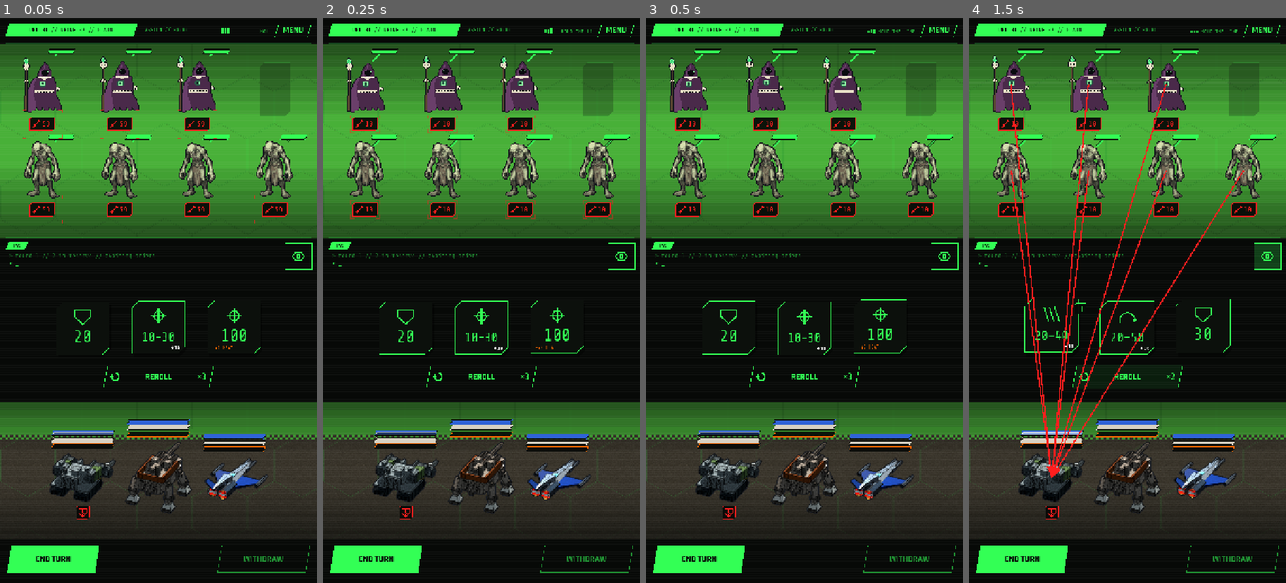
Above: before the commit, frames 1-4 (left to right).
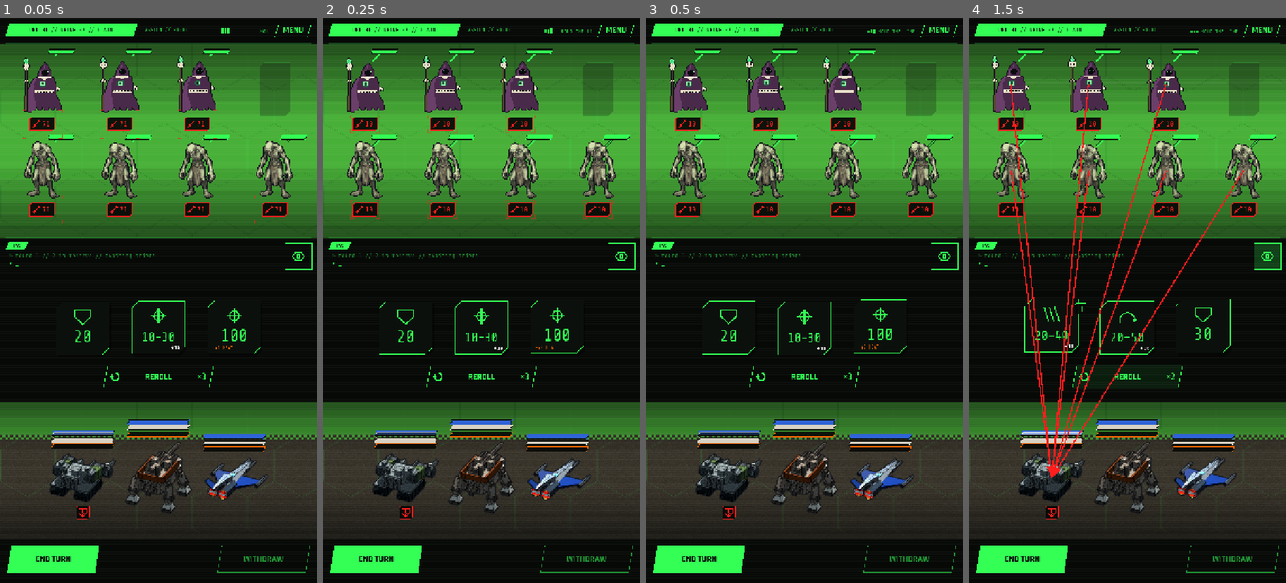
Above: after the commit, the same moments.

Repository: ryanjdmartin/riftgate
Game: Godot game, scene res://game/skirmish/skirmish_screen.tscn
The game is run twice, just before and just after one commit, with the same random seed, the same clock (stepped at 60 frames per second) and the same inputs. This scene is started directly instead of the project's main scene.
Inputs (mouse positions are in pixels of both pictures, inside the frame that each line leads up to):
- Up to frame 1 (0.05 s): no input
- Up to frame 2 (0.25 s): no input
- Up to frame 3 (0.5 s): no input
- Up to frame 4 (1.5 s): click (1266, 255) at 0.5 s; click "REROLL" at 1.25 s

The runs differ from the first frame. In frame 1, less than 0.1% of the frame differs, in the area x 13-90%, y 18-35%; in frame 2, nothing differs; in frame 3, nothing differs; in frame 4, nothing differs.

Commit message:
Devour built: every foe a component kills feeds its owner a stack of Overcharged for the skirmish (on the kill in the attack resolution, so a spread that kills two feeds two and a chain feeds on every link), fading a stack a round at the round's end; a buff's Overcharged and devour's are the same status to the machine and their stacks add up in every read (Effects.stacks_of sums across scopes); the bot values a devouring kill at what a stack adds to the die's own damage for about a round, read from the status; a jaws chip on the die; the hold names a volatile spend's cost; Soulcutter Talons go live; tests, vocabulary, bible row, to-do, balance rerun
Co-Authored-By: Claude Fable 5.1 <noreply@anthropic.com>
Claude-Session: https://claude.ai/code/session_014ve5xzaAW91gSxEYXFN5B8

Diff:
--- a/content/components.json
+++ b/content/components.json
@@ -57,7 +57,7 @@
       {"kind": "attack", "reach": "line", "power": 20, "keywords": [], "heat": 0, "vents_all": true, "power_per_heat": 10}, "passive": null, "tags": ["energy", "single", "hot"] },
     {"id": "gravity_knuckles", "name": "Gravity Knuckles", "maker": "arsenal", "codex": "", "flavour": "", "design": {" …(386 unchanged characters)…
       {"kind": "attack", "reach": "melee", "power": 30, "keywords": ["burn", "volatile"], "heat": 10}, "passive": null, "tags": ["energy", "melee", "burn"] },
-    {"id": "soulcutter_talons", "name": "Soulcutter Talons", "maker": "arsenal", "status": "planned", "codex": "", "flavour": "", "design": {"stage": "draft", "fantasy": "Four blades that take something from what they kill. The Arsenal's manual calls it attunement.", "niche": "The Ammit's locked melee: execute to finish, devour to grow.", "notes": "Claude's fill, 28 September; the name is from Ryan's list. Planned until devour and Overcharged exist."}, "face":
+    {"id": "soulcutter_talons", "name": "Soulcutter Talons", "maker": "arsenal", "codex": "", "flavour": "", "design": {"stage": "draft", "fantasy": "Four blades that take something from what they kill. The Arsenal's manual calls it attunement.", "niche": "The Ammit's locked melee: execute to finish, devour to grow.", "notes": "Claude's fill, 28 September; the name is from Ryan's list. Live since devour landed (29 September); the Quintessence Tap that keeps the stacks is still planned."}, "face":
       {"kind": "attack", "reach": "melee", "power": 20, "keywords": ["execute", "devour"], "heat": 5}, "passive": null, "tags": ["energy", "melee", "finisher"] },
     {"id": "rivet_gun", "name": "Rivet Gun", "maker": "minerva", "tier": 1, "codex": "", "flavour": "", "design": {"sta …(208 unchanged characters)…
       {"kind": "attack", "reach": "line", "power": 10, "power_max": 30, "crit": 10, "keywords": [], "heat": 0}, "passive": null, "tags": ["kinetic", "single"] },
--- a/content/vocabulary.json
+++ b/content/vocabulary.json
@@ -27,7 +27,7 @@
     {"id": "numbed", "category": "status", "name": "Numbed", "codex": "Foe status. Each stack is 10% resistance to a su …(426 unchanged characters)…
     {"id": "stun_resist", "category": "foe", "name": "Stun resistance", "codex": "A foe's base chance to shrug off a suppress, before Numbed. Rank and file have none; bosses carry some.", "status": "implemented", "design": {"holes": "30 on the three bosses as a placeholder."}},
     {"id": "volatile", "category": "keyword", "name": "Volatile", "codex": "Player keyword, on any kind of component. S …(473 unchanged characters)…
-    {"id": "devour", "category": "keyword", "name": "Devour", "codex": "Player keyword. A kill with this component gives its owner a stack of Overcharged.", "status": "planned", "design": {"holes": "The Ammit's talons (28 September). Needs an on-kill hook and the Overcharged status."}},
+    {"id": "devour", "category": "keyword", "name": "Devour", "codex": "Player keyword. Every foe this component kills gives its owner a stack of Overcharged for the skirmish; the stacks fade one a round at the round's end.", "status": "implemented", "design": {"holes": "The Ammit's talons (28 September), built 29 September on the kill in the attack resolution: a spread that kills two feeds two, a chain feeds on every link. The Quintessence Tap, which stops the fade and keeps the stacks for the battle, is planned."}},
     {"id": "weapon", "category": "component_kind", "name": "Weapon", "codex": "A component spent on a foe within its reach. It need not deal damage.", "status": "implemented", "design": {"holes": ""}},
     {"id": "equipment", "category": "component_kind", "name": "Equipment", "codex": "A component spent on a machine: itself, an ally, or either, as the component says. Shields and vents are equipment.", "status": "implemented", "design": {"holes": "Buffs will be equipment too, once they exist."}},
     {"id": "targets", "category": "component_property", "name": "Targets", "codex": "Whom a piece of equipment may be spent on: self and allies, self only, or allies only. Shown as a chip on the die when narrowed.", "status": "implemented", "design": {"holes": ""}},
@@ -43,7 +43,7 @@
     {"id": "confuse", "category": "keyword", "name": "Confuse", "codex": "Player keyword. Randomize the enemy's intended target to target another enemy instead.", "status": "planned", "design": {"holes": ""}},
     {"id": "retaliate", "category": "status", "name": "Retaliate", "codex": "Until the end of this round, a foe that st …(287 unchanged characters)…
     {"id": "shocked", "category": "status", "name": "Shocked", "codex": "Foe status. The next blow this foe takes deals …(379 unchanged characters)…
-    {"id": "overcharged", "category": "status", "name": "Ove …(287 unchanged characters)… ed", "design": {"holes": "The buff side runs (29 September). Devour and the Ammit's Quintessence Tap (which stops the decay and keeps the stacks for the battle, never the campaign) are planned. Name is a placeholder."}},
+    {"id": "overcharged", "category": "status", "name": "Ove …(287 unchanged characters)… ed", "design": {"holes": "The buff side and devour run (29 September); a buff's stacks and devour's are the same status to the machine and add up. The Ammit's Quintessence Tap (which stops the decay and keeps the stacks for the battle, never the campaign) is planned. Name is a placeholder."}},
     {"id": "braced", "category": "status", "name": "Braced", "codex": "Mech status. Takes 15% less damage per stack. Granted by buff equipment for the rounds it says.", "status": "implemented", "design": {"holes": "Placeholder name and number (29 September)."}},
     {"id": "primed", "category": "status", "name": "Primed", "codex": "Mech status. Every blow this machine lands leaves a stack of Burning per stack of Primed. Granted by buff equipment for the rounds it says.", "status": "implemented", "design": {"holes": "Placeholder name (29 September)."}},
     {"id": "disabled", "category": "status", "name": "Disabled", "codex": "Component status. This die entry comes up bl …(235 unchanged characters)…
--- a/game/skirmish/skirmish_screen.gd
+++ b/game/skirmish/skirmish_screen.gd
@@ -910,6 +910,8 @@
 		if int(fc["overheat"]) > 0:
 			# Overheating burns at the end of the round, so there is still time to vent.
 			rows.append(["heat", "-%d" % int(fc["overheat"]), "Overheating: hull -%d at the end of the round unless vented" % int(fc["overheat"]), Palette.HEAT])
+		if int(fc.get("volatile", 0)) > 0:
+			rows.append(["volatile", "-%d" % int(fc["volatile"]), "Volatile: spending this component costs hull -%d, past shield and armour" % int(fc["volatile"]), Palette.ENEMY])
 		if bool(fc["destroyed"]):
 			rows.append(["skull", "", "Wrecked this round: %d incoming" % int(fc["incoming"]), Palette.ENEMY])
 		elif bool(fc["component_risk"]):
--- a/game/ui/glyphs.gd
+++ b/game/ui/glyphs.gd
@@ -84,6 +84,13 @@
 			ci.draw_rect(Rect2(c + Vector2(-s * 0.95, -s * 0.35), Vector2(s * 0.7, s * 0.7)), color, false, width * 0.8)
 			ci.draw_rect(Rect2(c + Vector2(s * 0.25, -s * 0.35), Vector2(s * 0.7, s * 0.7)), color, true)
 			ci.draw_line(c + Vector2(-s * 0.25, 0.0), c + Vector2(s * 0.25, 0.0), color, width * 0.8)
+		"devour":
+			# Open jaws, teeth down: what takes something from a kill.
+			ci.draw_arc(c + Vector2(0, -s * 0.15), s * 0.85, PI * 1.05, PI * 1.95, 16, color, width)
+			for i in range(3):
+				var x := -s * 0.5 + i * s * 0.5
+				ci.draw_line(c + Vector2(x, -s * 0.1), c + Vector2(x, s * 0.55), color, width * 0.9)
+			ci.draw_line(c + Vector2(-s * 0.85, -s * 0.1), c + Vector2(s * 0.85, -s * 0.1), color, width)
 		"volatile":
 			# A burst with a spark at its heart: the component that costs its owner to use.
 			for i in range(8):
@@ -200,7 +207,7 @@
 ## can share a shape in different colours.
 static func colour_for(id: String) -> Color:
 	match id:
-		"burn", "overcharge", "heat":
+		"burn", "overcharge", "heat", "devour":
 			return Palette.HEAT
 		"execute", "skull", "shieldbreak", "corrupt", "volatile":
 			return Palette.ENEMY
--- a/sim/effects.gd
+++ b/sim/effects.gd
@@ -162,11 +162,14 @@
 	return grant(u, m)
 
 
+## Every live stack of a status, across scopes: a buff's Overcharged for the round and
+## devour's for the skirmish are the same status to the machine.
 static func stacks_of(u, id: String) -> int:
+	var n := 0
 	for m in live(u):
 		if m.id == id:
-			return m.stacks
-	return 0
+			n += m.stacks
+	return n
 
 
 static func has(u, id: String) -> bool:
--- a/sim/face.gd
+++ b/sim/face.gd
@@ -11,7 +11,7 @@
 
 enum Kind { ATTACK, SHIELD, VENT, BLANK, BUFF }
 enum Reach { NONE, LINE, INDIRECT, MELEE }
-enum Keyword { NONE, CLEAVE, PENETRATE, BURN, SUPPRESS, EXECUTE, CHAIN, STEADY, RAPID, CLEANSE, VOLATILE }
+enum Keyword { NONE, CLEAVE, PENETRATE, BURN, SUPPRESS, EXECUTE, CHAIN, STEADY, RAPID, CLEANSE, VOLATILE, DEVOUR }
 ## Whom a component may be spent on (Ryan, 26 September): a weapon (an attack) targets foes;
 ## equipment (a shield, a vent) targets self and allies by default, and content may narrow
 ## one to self only or allies only, so the design space stays open.
@@ -27,7 +27,7 @@
 	Keyword.NONE: "", Keyword.CLEAVE: "cleave", Keyword.PENETRATE: "penetrate", Keyword.BURN: "burn",
 	Keyword.SUPPRESS: "suppress", Keyword.EXECUTE: "execute",
 	Keyword.CHAIN: "chain", Keyword.STEADY: "steady", Keyword.RAPID: "rapid", Keyword.CLEANSE: "cleanse",
-	Keyword.VOLATILE: "volatile",
+	Keyword.VOLATILE: "volatile", Keyword.DEVOUR: "devour",
 }
 ## What the player reads where it differs from the content id (the vocabulary's name).
 const KEYWORD_LABELS := { Keyword.CLEAVE: "spread" }
--- a/sim/policy.gd
+++ b/sim/policy.gd
@@ -25,6 +25,7 @@
 const BANK_WEIGHT := 0.2         # shield stood up or heat room made for a later round
 const BURN_WEIGHT := 0.5         # burn stacks pay out over the rounds to come
 const OPTION_GUARD := 64         # spends in one round, at most: rapid rerolls the die and acts again
+const DEVOUR_ROUNDS := 1.0       # rounds of the die's own damage a devoured stack is worth (it fades a stack a round)
 
 var kind: int = GREEDY
 var withdraw_below: int = 0      # persona: withdraw when the team's hull is under this percent (0: never)
@@ -180,6 +181,10 @@
 			score += loop * maxf(0.0, 1.0 - float(target.resist_total()) / 100.0) * (1.0 - p_kill) * _threat_now(target) * HULL_WEIGHT
 	if f.has(Face.Keyword.BURN):
 		score += (1.0 - p_kill) * mean * BURN_WEIGHT
+	if f.has(Face.Keyword.DEVOUR):
+		# A kill feeds a stack of Overcharged: what the status adds to the die's own damage,
+		# for about the rounds the stack lasts. Read from the status, never hardcoded.
+		score += p_kill * _stack_damage_gain("overcharged") * _raw_attack_mean(ms) * DEVOUR_ROUNDS
 	# A chain repeats on the next foe in reach while it keeps killing, heat and all: every
 	# link is worth its kill at the odds of reaching it.
 	var uses := 1.0
@@ -216,6 +221,31 @@
 	if not fc["destroyed"] and int(fc["hull_after"]) - int(roundf(bite * uses)) <= 0:
 		cost += DEATH_WEIGHT
 	return cost
+
+
+## What one stack of a status adds to an attack's damage, as a fraction (0.1 for +10%).
+static func _stack_damage_gain(status_id: String) -> float:
+	var gain := 0.0
+	for eff in Effects.STATUS.get(status_id, {}).get("effects", []):
+		if str(eff.get("trigger", "")) != "on_attack":
+			continue
+		match str(eff.get("effect", "")):
+			"multiply_damage":
+				gain += float(eff.get("value", 1)) - 1.0
+	return gain
+
+
+## The die's own average damage per entry, attack entries at their average times their
+## strikes, blanks and equipment at zero: a plain read with no scoring under it, so a
+## keyword that pays out on later attacks can be valued without asking the scorer again.
+static func _raw_attack_mean(ms: Skirmish.MechState) -> float:
+	if ms.die.faces.is_empty():
+		return 0.0
+	var total := 0.0
+	for f in ms.die.faces:
+		if f.is_attack():
+			total += float(f.average() * maxi(1, f.strikes))
+	return total / float(ms.die.faces.size())
 
 
 ## The heat one use of an attack entry adds, through the pipeline.
--- a/sim/skirmish.gd
+++ b/sim/skirmish.gd
@@ -610,7 +610,10 @@
 			if other != null and not hit.has(other):
 				hit.append(other)
 		for foe in hit:
+			var was_alive := foe.alive()
 			foe.hp -= dmg
+			if was_alive and not foe.alive() and f.has(Face.Keyword.DEVOUR):
+				_devour(ms, foe)
 			if f.has(Face.Keyword.BURN):
 				Effects.stack(foe, Effects.STATUS["burning"], Effects.SKIRMISH, "mech", ceili(float(dmg) / BURN_DAMAGE_PER_STACK))
 				_foe_gained_status(foe, "burning")
@@ -650,6 +653,15 @@
 				break
 
 
+## Devour (the Ammit's talons, 28 September; built 29 September): a kill with the component
+## feeds its owner a stack of Overcharged for the skirmish, one per foe killed (a spread that
+## kills two feeds two, a chain feeds on every link). The stacks tick down one a round at the
+## round's end, the way Overheating does, so the ramp fades unless a passive keeps it.
+func _devour(ms: MechState, foe: Foe) -> void:
+	var m := Effects.stack(ms.unit, Effects.STATUS["overcharged"], Effects.SKIRMISH, "devour", 1, Effects.DECAY_TICK)
+	log.append("%s devours %s: %s ×%d" % [ms.unit.display_name, foe.display_name, m.name, Effects.stacks_of(ms.unit, "overcharged")])
+
+
 ## Suppress: the foe skips its action this round, then grows Numbed (two stacks, three for
 ## a massive foe). It resists at its own base resistance plus 10% a stack, on the
 ## skirmish's own die (Ryan, 26 September): a suppress it shrugs off does nothing at all
--- a/tests/test_policy.gd
+++ b/tests/test_policy.gd
@@ -205,3 +205,19 @@
 	Policy.make(Policy.GREEDY).play_round(s2)
 	assert_eq(s2.front[0], null, "with hull to spare the kill is worth the bite")
 	assert_eq(s2.mechs[0].unit.hull, 90, "paid for")
+
+
+func test_greedy_values_the_kill_that_feeds_it() -> void:
+	var sk := Skirmish.new(3)
+	var plain := Face.attack(30, L)
+	var talon := Face.attack(30, L, K.DEVOUR)
+	sk.add_mech(_mech("A", Die.of([plain, talon]), 40, 100))
+	sk.add_foes([_ghoul(30, 10)])
+	sk.begin()
+	sk.start_round()
+	var pol := Policy.make(Policy.GREEDY)
+	var ms: Skirmish.MechState = sk.mechs[0]
+	var a := pol.attack_score(sk, ms, plain, sk.front[0])
+	var b := pol.attack_score(sk, ms, talon, sk.front[0])
+	assert_true(b > a, "a devouring kill is worth more than the same kill without it")
+	assert_true(b - a < 10.0, "and not by much: a stack is a tenth of the die's damage for about a round")
--- a/tests/test_skirmish.gd
+++ b/tests/test_skirmish.gd
@@ -1552,3 +1552,53 @@
 	assert_eq(sk.pending_volatile(sk.mechs[0]), 0, "a blank is never spent")
 	assert_true(sk.assign(0, null), "the blank is discarded")
 	assert_eq(m.hull, 100, "and costs nothing")
+
+
+func test_devour_feeds_a_stack_of_overcharged_per_kill_and_it_fades_a_round_at_a_time() -> void:
+	var sk := Skirmish.new(3)
+	var talon := Face.attack(30, L, [K.CLEAVE, K.DEVOUR])
+	var m := _mech("A", Die.single(talon), 40, 100)
+	sk.add_mech(m)
+	sk.add_foes([_ghoul(30, 10), _ghoul(30, 10), _ghoul(500, 10)])
+	sk.begin()
+	sk.start_round()
+	assert_eq(talon.describe(), "30 spread devour", "the keyword reads on the entry")
+	# Column 1 (the middle) spreads to both neighbours: two ghouls at 30 die, the big one lives.
+	var middle: Foe = sk.front[1]
+	assert_true(sk.assign(0, middle), "spent on the middle")
+	var kills := 0
+	for col in range(3):
+		if sk.front[col] == null:
+			kills += 1
+	assert_eq(kills, 2, "two ghouls fell to the spread")
+	assert_eq(Effects.stacks_of(m, "overcharged"), 2, "one stack of Overcharged per kill")
+	assert_true("\n".join(sk.log).contains("devours ghoul: Overcharged"), "the log says what was taken")
+	sk.end_round()
+	assert_eq(Effects.stacks_of(m, "overcharged"), 1, "a stack fades at the round's end")
+	sk.start_round()
+	var big: Foe = null
+	for col in range(3):
+		if sk.front[col] != null and sk.front[col].hp > 100:
+			big = sk.front[col]
+	var before := big.hp
+	sk.assign(0, big)
+	assert_eq(before - big.hp, 33, "30 times 1.1 with the stack left, rounded")
+	assert_eq(Effects.stacks_of(m, "overcharged"), 1, "no kill, no new stack")
+	sk.end_round()
+	assert_eq(Effects.stacks_of(m, "overcharged"), 0, "and the last fades")
+
+
+func test_a_buffs_overcharged_and_devours_add_up() -> void:
+	var sk := Skirmish.new(1)
+	var m := _mech("A", Die.single(Face.attack(20, L, K.DEVOUR)), 40, 100)
+	sk.add_mech(m)
+	sk.add_foes([_ghoul(500, 10)])
+	sk.begin()
+	sk.start_round()
+	Effects.grant_buff(m, "overcharged", 1, "buff", sk.round)
+	Effects.stack(m, Effects.STATUS["overcharged"], Effects.SKIRMISH, "devour", 2, Effects.DECAY_TICK)
+	assert_eq(Effects.stacks_of(m, "overcharged"), 3, "the round's stack and the skirmish's count together")
+	sk.assign(0, sk.front[0])
+	assert_eq(sk.front[0].hp, 500 - 27, "20 times 1.1 cubed, rounded")
+	sk.end_round()
+	assert_eq(Effects.stacks_of(m, "overcharged"), 1, "the buff went with the round, devour's faded one")
Not shown, changed: docs/balance.md
Not shown, changed: docs/todo.md
Not shown, changed: docs/vocabulary.md
